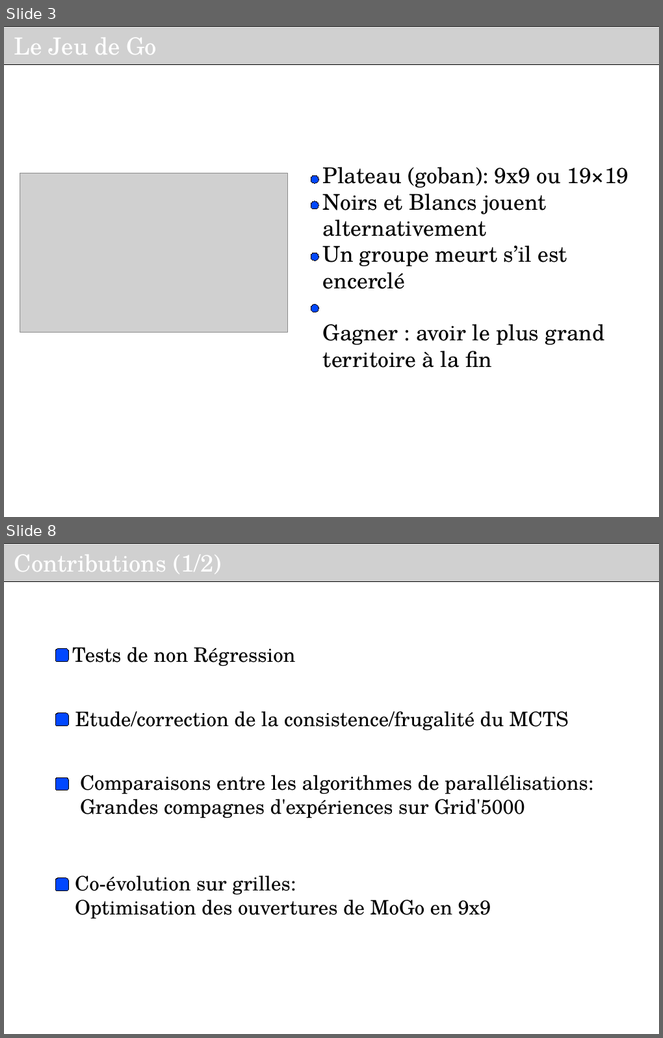
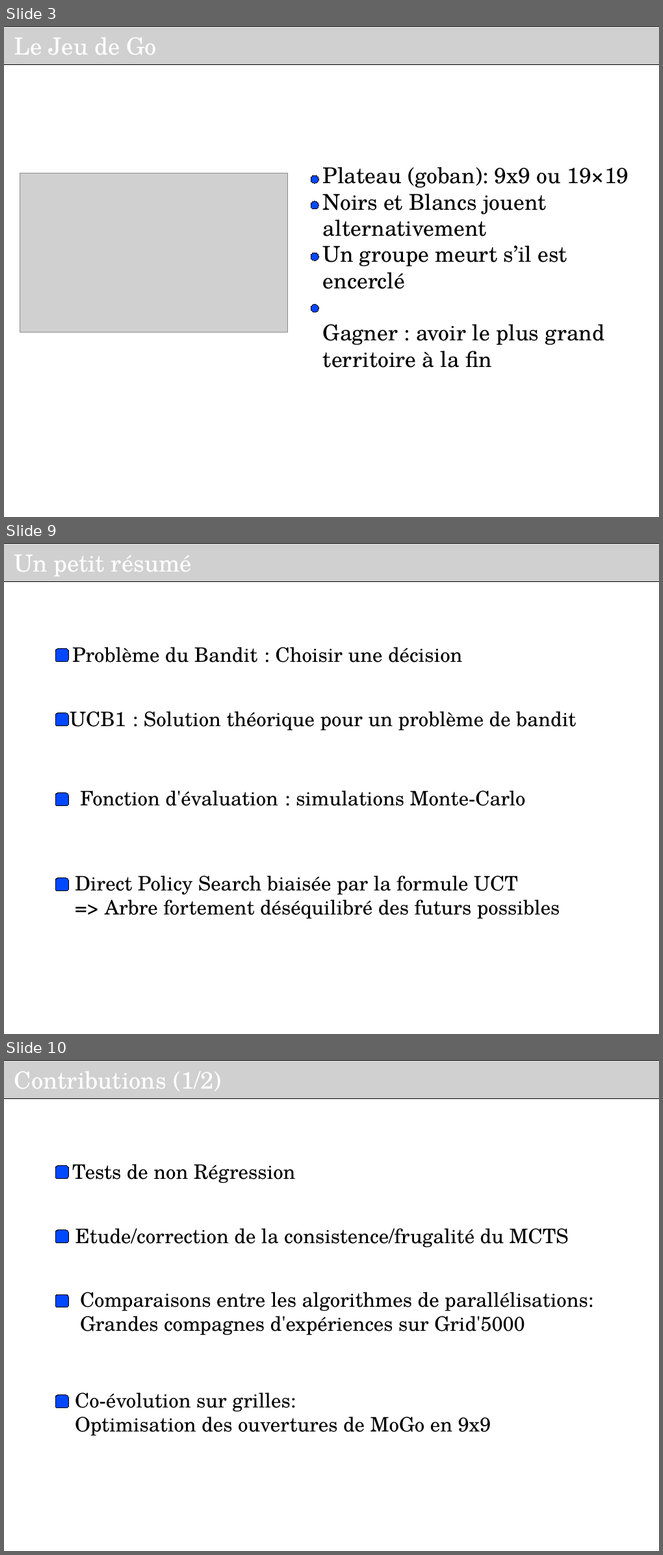
Before and after one commit to haspeleo/Android-Dev, a slide deck: MCTS/Soutenance_INRIA_V2.odp. Shown one above the other, each under a label of ours: slides 3 and 8 before the commit, slides 3, 9 and 10 after it; the slides between them are not shown. The pictures are 663x1038 and 663x1555 pixels, drawn with LibreOffice and Linux fonts; fonts in the diff are those of the drawing; grey boxes stand for pictures; background and template pictures are left out. Boxes give left, top, right and bottom in pixels: in the first picture for what was removed or moved away, otherwise in the second. Text is boxed around its words. In the diff, an @@ line names an element or a change of style, - is before the commit and + after.

```diff
--- a/MCTS/Soutenance_INRIA_V2.odp
+++ b/MCTS/Soutenance_INRIA_V2.odp
@@ slide 9 added at bbox=[4, 543, 659, 1034], background #FFFFFF @@
@@ picture added at bbox=[4, 543, 659, 581], 26 pt, text #FFFFFF @@
+Un petit résumé
@@ rounded rectangle added at bbox=[56, 648, 69, 661], fill #0047FF, outline #000000 0 pt @@
@@ text added at bbox=[72, 647, 462, 663], 22 pt, text #000000 @@
+Problème du Bandit : Choisir une décision
@@ rounded rectangle added at bbox=[56, 713, 69, 726], fill #0047FF, outline #000000 0 pt @@
@@ text added at bbox=[70, 711, 576, 731], 22 pt, text #000000 @@
+UCB1 : Solution théorique pour un problème de bandit
@@ rounded rectangle added at bbox=[56, 793, 69, 806], fill #0047FF, outline #000000 0 pt @@
@@ text added at bbox=[80, 791, 526, 806], 22 pt, text #000000 @@
+Fonction d'évaluation : simulations Monte-Carlo
@@ rounded rectangle added at bbox=[56, 878, 69, 891], fill #0047FF, outline #000000 0 pt @@
@@ text added at bbox=[75, 876, 560, 919], 22 pt, text #000000 @@
+Direct Policy Search biaisée par la formule UCT
+=> Arbre fortement déséquilibré des futurs possibles
@@ what was slide 8 is now slide 10 @@
```
Also in this commit, not shown: 10 slides changed, 3 other slides added, 1 slide removed, 1 other file.
